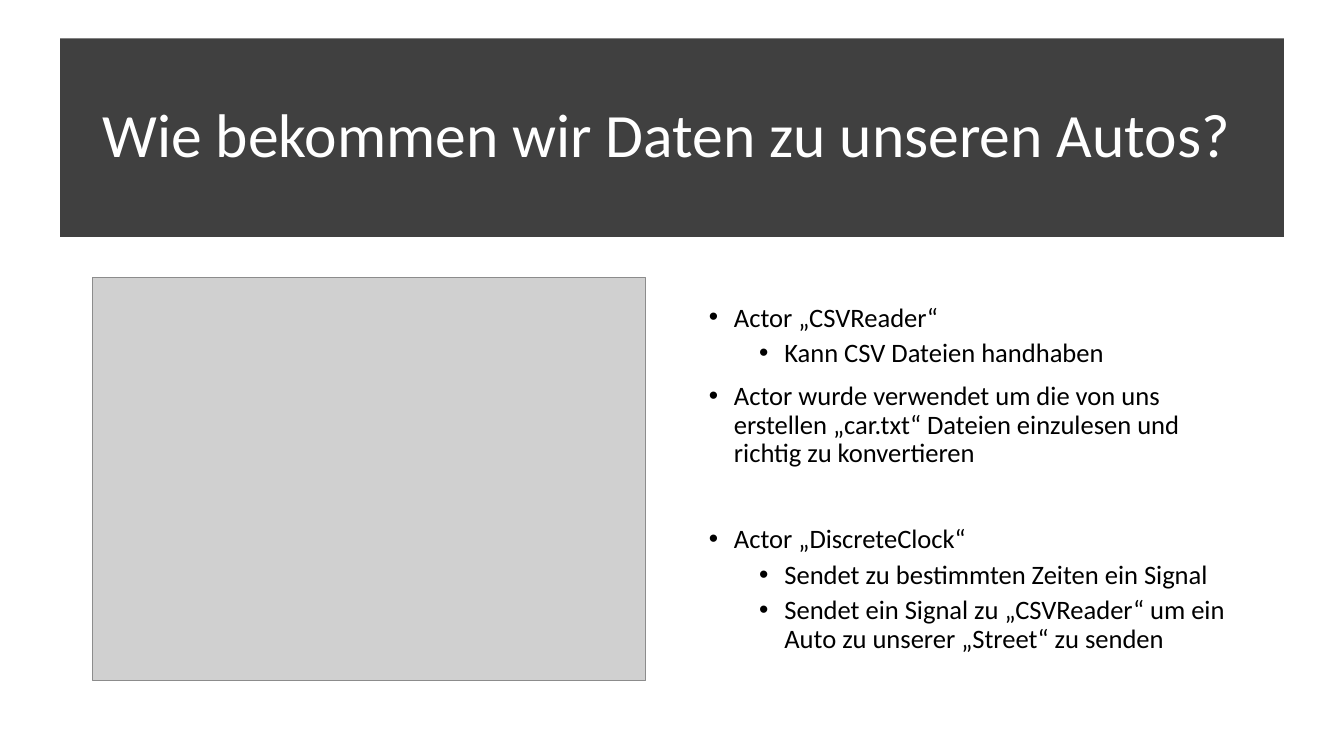
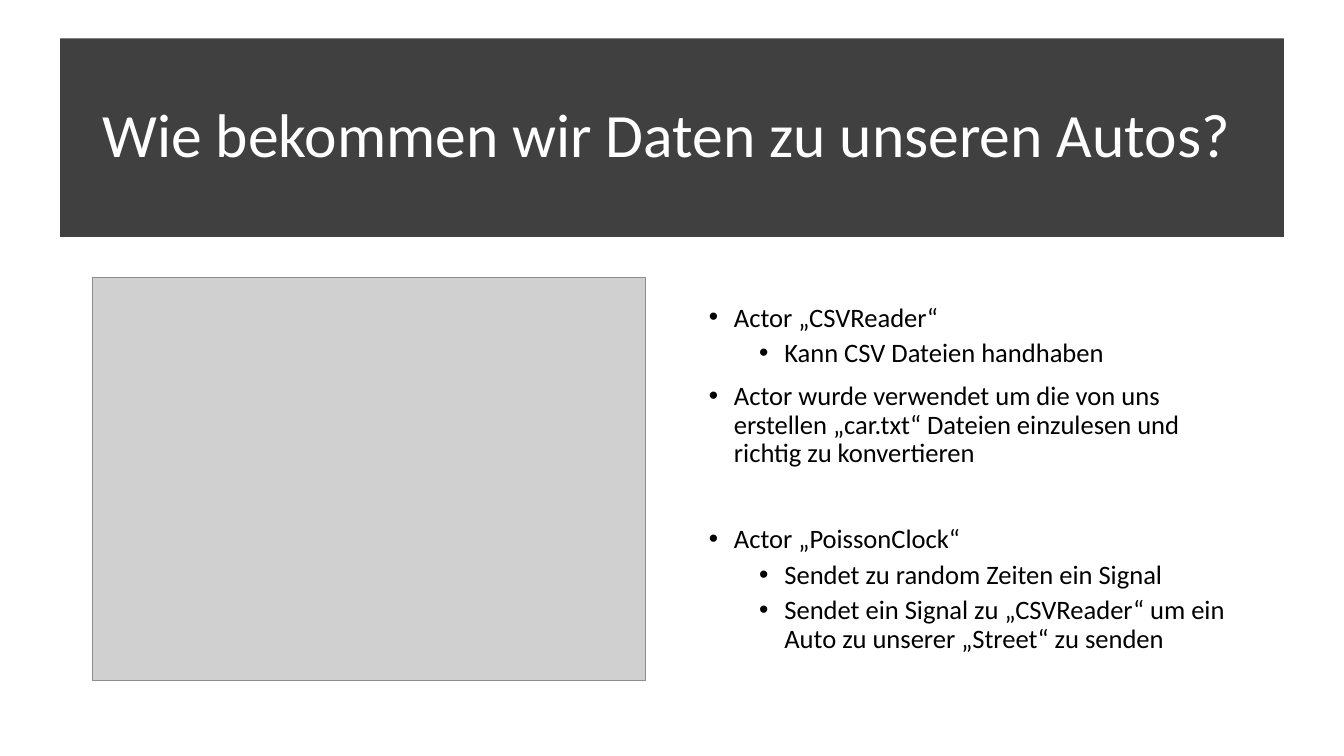
Before and after one commit to code-drey/car_simulation, a slide deck: slide 6 of Presentation/Traffic-flow-modeling-and-analysis.pptx. Drawn at 1344x756 pixels with LibreOffice and Linux fonts; fonts in the diff are those of the drawing; grey boxes stand for pictures. Boxes give left, top, right and bottom in pixels: in the first picture for what was removed or moved away, otherwise in the second. Text is boxed around its words. In the diff, an @@ line names an element or a change of style, - is before the commit and + after.

```diff
--- a/Presentation/Traffic-flow-modeling-and-analysis.pptx
+++ b/Presentation/Traffic-flow-modeling-and-analysis.pptx
@@ text at [734,529,1163,589]: text changed @@
-• Actor „DiscreteClock“
-  • Sendet zu bestimmten Zeiten ein Signal
+• Actor „PoissonClock“
+  • Sendet zu random Zeiten ein Signal
```
Also in this commit, not shown: 4 other slides changed.
